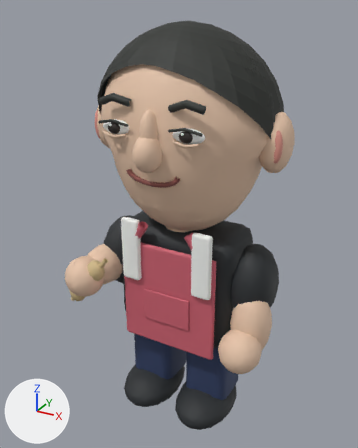
Two versions of the glTF model island/models/longlong-16.glb, one commit apart.
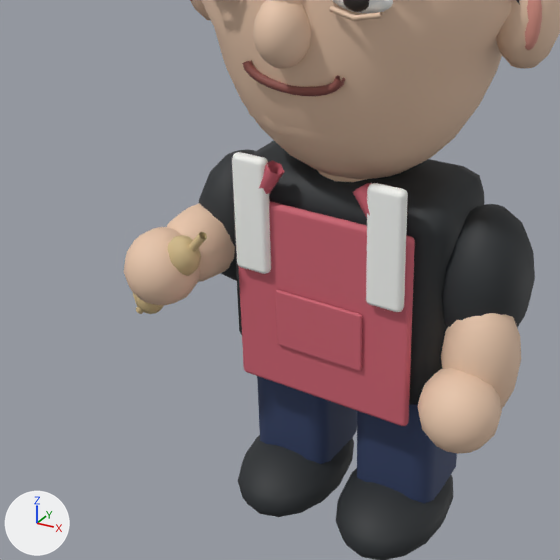
Each version is shown whole from a 50 mm camera at (1.58, -2.98, 3.08) aimed at (-0.06, -0.01, 1.6), then close up on the part from 0% to 82% of the width and 31% to 96% of the height. Every picture has the same lights, and +X, +Y and +Z are marked at lower left. The older version's two pictures come first. Where no turn or scale is listed for an object, it has been applied to the vertices. Vertices at exactly the same position are counted once.

Script lines for the objects in view, before the commit:
```python
me_cube_091 = bpy.data.meshes.new('Cube.091')
me_cube_091.from_pydata(...)  # 3746 vertices, 7232 faces; spans x -0.78..0.78, y -0.56..0.56, z -1.48..1.48
me_cube_091.materials.append(mat_palettematerial001)  # picture img_palettebasecolor
ob_trousers = bpy.data.objects.new('Trousers', me_cube_091)
ob_trousers.location = (-0.034, -0.063, 1.479)
```
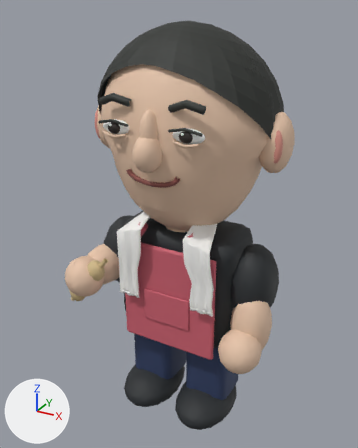
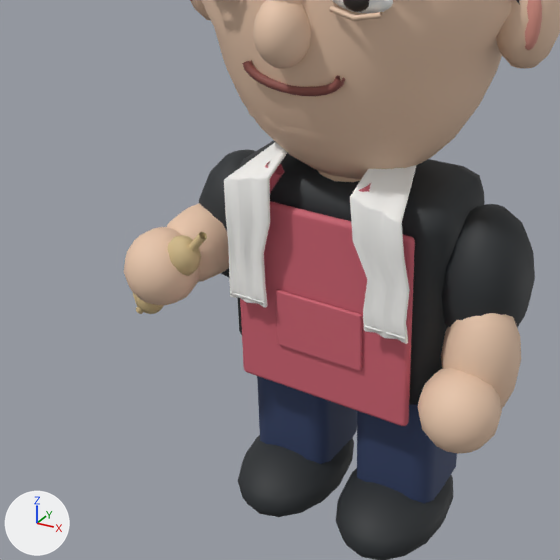
Where the newer file only moved an object's origin or applied its transform, the numbers keep the older frame.

The edits, one by one:
Material 'Task21 towel hem' (mat_task21_towel_hem) is new.
Its base color is (0.79, 0.79, 0.76) (white #e6e6e2).
Its roughness is 0.75.
Material 'Task21 white cotton towel' (mat_task21_white_cotton_towel) is new.
Its base color is (0.93, 0.925, 0.9) (white #f7f6f3).
Its roughness is 0.75.
me_cube_091 is used by ob_trousers; location (-0.034, -0.063, 1.479).
me_cube_091 had 3746 vertices, 7232 faces and spanned x -0.78..0.78, y -0.56..0.56, z -1.48..1.48.
me_cube_091 now has 3886 vertices, 7464 faces and spans x -0.78..0.78, y -0.56..0.58, z -1.48..1.52.
me_cube_091 part 1: the loose piece of 56 vertices spanning x 0.24..0.39, y -0.28..-0.23, z -0.25..0.23 is deleted.
me_cube_091 part 2: the loose piece of 56 vertices spanning x -0.32..-0.18, y -0.28..-0.23, z -0.25..0.23 is deleted.
Other edits to the shape of me_cube_091 do not show in these pictures.
Mesh me_task21_cotton_end_hem_0 is new.
It has 208 vertices, 384 faces and spans x -0.378..0.378, y -0.005..0.005, z -0.019..0.019.
It uses material mat_task21_towel_hem (white #e6e6e2).
Mesh me_task21_continuous_towel_fabric is new.
It has 1065 vertices, 2126 faces and spans x -0.388..0.388, y -0.303..0.303, z -0.376..0.376.
It uses material mat_task21_white_cotton_towel (white #f7f6f3).
Object 'Task21 cotton end hem 0' (ob_task21_cotton_end_hem_0) is new; it shows me_task21_cotton_end_hem_0.
Its location is (0.014, -0.37, 1.145).
Object 'Task21 continuous neck towel' (ob_task21_continuous_neck_towel) is new; it shows me_task21_continuous_towel_fabric.
Its location is (0.011, -0.083, 1.48).

Where the change shows, as pixel boxes (x1, y1, x2, y2) in the close-ups (560 x 560 px):
'Task21 continuous neck towel', added
    after: (224, 142, 416, 344)
'Task21 cotton end hem 0', added
    after: (230, 292, 405, 339)
part 1 of me_cube_091, deleted
    before: (366, 183, 408, 312)
part 2 of me_cube_091, deleted
    before: (232, 152, 271, 274)
